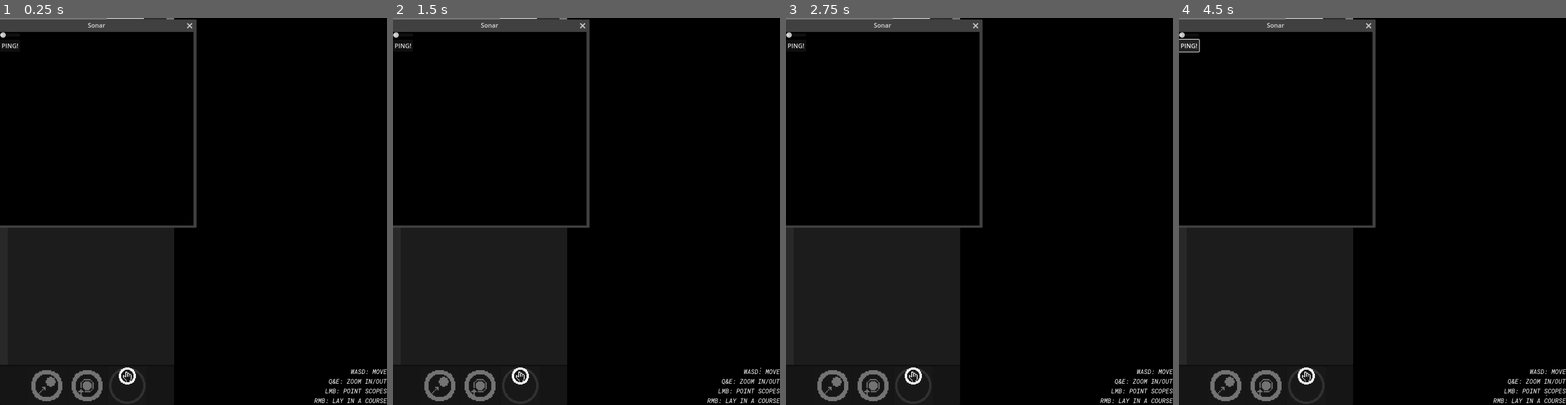
Above: before the commit, frames 1-4 (left to right).
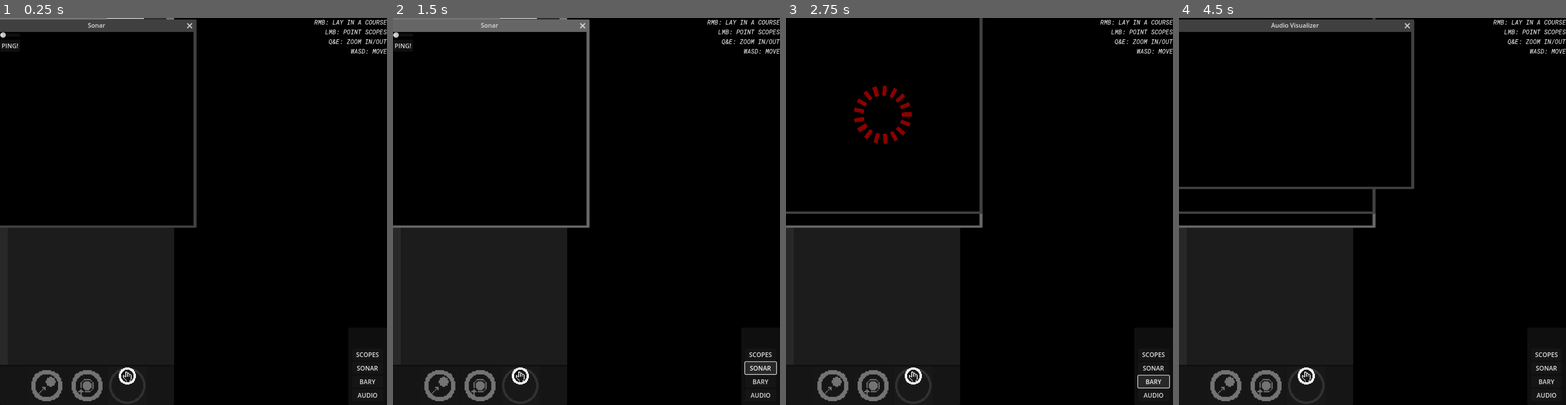
Above: after the commit, the same moments.

Repository: KermitGodFrog/Stellar-Cartography
Game: Godot game, scene res://Scenes/Game Master/gameMaster.tscn
Same seed, same stepped clock (60 frames per second), same inputs: the game is played once before the commit and once after it. Sound files missing from this copy of the repository are replaced by a short silence.
Inputs (mouse positions are in pixels of both pictures, inside the frame that each line leads up to):
- Up to frame 1 (0.25 s): no input
- Up to frame 2 (1.5 s): click (760, 354) at 0.5 s, where only the run after the commit has a clickable "SCOPES"; click (760, 366) at 1.25 s, where only the run after the commit has a clickable "SONAR"
- Up to frame 3 (2.75 s): click (1153, 381) at 2 s, where only the run after the commit has a clickable "BARY"
- Up to frame 4 (4.5 s): click (1546, 393) at 2.75 s, where only the run after the commit has a clickable "AUDIO"; click (1306, 385) at 3.5 s; click "PING!" at 4.25 s

The runs differ from the first frame. In frame 1, 0.8% of the frame differs, in the area x 81-100%, y 0-100%; in frame 2, 3.3%; in frame 3, 4.0%, in the area x 0-100%, y 0-100%; in frame 4, 3.2%.

Commit message:
Success. About to remove prior terminal stuff.

Diff:
--- a/Scenes/Game/game.gd
+++ b/Scenes/Game/game.gd
@@ -33,10 +33,10 @@
 	station_ui.connect("undockFromStation", _on_undock_from_station)
 	station_ui.connect("upgradeShip", _on_upgrade_ship)
 
-	#console_control.connect("systemMapPopup", _on_system_map_popup)
-	#console_control.connect("system3DPopup", _on_system_3d_popup)
-	#console_control.connect("sonarPopup", _on_sonar_popup)
-	#console_control.connect("barycenterPopup", _on_barycenter_popup)
+	system_map.connect("system3DPopup", _on_system_3d_popup)
+	system_map.connect("sonarPopup", _on_sonar_popup)
+	system_map.connect("barycenterPopup", _on_barycenter_popup)
+	system_map.connect("audioVisualizerPopup", _on_audio_visualizer_popup)
 
 	#var error = game_data.loadWorld()
 	#if error is worldAPI:
@@ -221,7 +221,6 @@
 	pass
 
 func _on_add_console_item(text: String, bg_color: Color = Color.WHITE):
-	#console_control.add_console_item(text, bg_color)
 	pass
 
 func _on_sonar_ping(ping_width: int, ping_length: int, ping_direction: Vector2):
@@ -293,10 +292,6 @@
 
 
 
-func _on_system_map_popup():
-	$system_window.popup()
-	pass
-
 func _on_system_3d_popup():
 	$system_3d_window.popup()
 	pass
@@ -309,6 +304,10 @@
 	$barycenter_visualizer_window.popup()
 	pass
 
+func _on_audio_visualizer_popup():
+	$audio_visualizer_window.popup()
+	pass
+
 func _on_station_popup():
 	$station_window.popup()
 	pass
--- a/Scenes/System Map/system_map.gd
+++ b/Scenes/System Map/system_map.gd
@@ -5,6 +5,11 @@
 signal updateTargetPosition(pos: Vector2)
 signal updatedLockedBody(body: bodyAPI)
 signal lockedBodyDepreciated
+
+signal system3DPopup
+signal sonarPopup
+signal barycenterPopup
+signal audioVisualizerPopup
 
 signal DEBUG_REVEAL_ALL_WORMHOLES
 signal DEBUG_REVEAL_ALL_BODIES
@@ -23,11 +28,11 @@
 
 var has_focus: bool = false
 
+@onready var camera = $camera
+@onready var movement_lock_timer = $movement_lock_timer
 @onready var system_list = $camera/canvas/control/tabs/OVERVIEW/system_list
 @onready var follow_body_label = $camera/canvas/control/tabs/INFO/follow_body_label
 @onready var body_attributes_list = $camera/canvas/control/tabs/INFO/body_attributes_list
-@onready var camera = $camera
-@onready var movement_lock_timer = $movement_lock_timer
 @onready var orbit_button = $camera/canvas/control/tabs/OVERVIEW/actions_panel/actions_scroll/orbit_button
 @onready var go_to_button = $camera/canvas/control/tabs/OVERVIEW/actions_panel/actions_scroll/go_to_button
 @onready var picker_label = $camera/canvas/control/tabs/INFO/picker_panel/picker_margin/picker_scroll/picker_label
@@ -50,7 +55,6 @@
 var SONAR_POLYGON_DISPLAY_TIME: float = 0
 
 func _physics_process(delta):
-	print_debug(has_focus)
 	rotation_hint += delta
 	#If body clicked on in system list, follow the body with the camera (follow body).
 	#If body clicked on in system list, actions can itneract with the body (locked body).
@@ -327,3 +331,20 @@
 func _on_stop_button_mouse_exited():
 	mouse_over_stop_button = false
 	pass
+
+
+func _on_scopes_button_pressed():
+	emit_signal("system3DPopup")
+	pass
+
+func _on_sonar_button_pressed():
+	emit_signal("sonarPopup")
+	pass
+
+func _on_barycenter_button_pressed():
+	emit_signal("barycenterPopup")
+	pass
+
+func _on_audio_visualizer_button_pressed():
+	emit_signal("audioVisualizerPopup")
+	pass
--- a/Scenes/System Map/system_map.tscn
+++ b/Scenes/System Map/system_map.tscn
@@ -218,22 +218,64 @@
 
 [node name="controls_label" type="Label" parent="system/camera/canvas/control"]
 layout_mode = 1
+anchors_preset = 1
+anchor_left = 1.0
+anchor_right = 1.0
+offset_left = -188.0
+offset_bottom = 97.0
+grow_horizontal = 0
+theme = ExtResource("3_djc4s")
+text = "RMB: LAY IN A COURSE
+LMB: POINT SCOPES
+Q&E: ZOOM IN/OUT
+WASD: MOVE
+"
+horizontal_alignment = 2
+
+[node name="apps_panel" type="Panel" parent="system/camera/canvas/control"]
+custom_minimum_size = Vector2(100, 200)
+layout_mode = 1
 anchors_preset = 3
 anchor_left = 1.0
 anchor_top = 1.0
 anchor_right = 1.0
 anchor_bottom = 1.0
-offset_left = -188.0
-offset_top = -97.0
+offset_left = -40.0
+offset_top = -40.0
 grow_horizontal = 0
 grow_vertical = 0
-theme = ExtResource("3_djc4s")
-text = "WASD: MOVE
-Q&E: ZOOM IN/OUT
-LMB: POINT SCOPES
-RMB: LAY IN A COURSE
-"
-horizontal_alignment = 2
+
+[node name="apps_margin" type="MarginContainer" parent="system/camera/canvas/control/apps_panel"]
+layout_mode = 1
+anchors_preset = 15
+anchor_right = 1.0
+anchor_bottom = 1.0
+grow_horizontal = 2
+grow_vertical = 2
+theme_override_constants/margin_left = 10
+theme_override_constants/margin_top = 10
+theme_override_constants/margin_right = 10
+theme_override_constants/margin_bottom = 10
+
+[node name="apps_scroll" type="VBoxContainer" parent="system/camera/canvas/control/apps_panel/apps_margin"]
+layout_mode = 2
+alignment = 2
+
+[node name="scopes_button" type="Button" parent="system/camera/canvas/control/apps_panel/apps_margin/apps_scroll"]
+layout_mode = 2
+text = "SCOPES"
+
+[node name="sonar_button" type="Button" parent="system/camera/canvas/control/apps_panel/apps_margin/apps_scroll"]
+layout_mode = 2
+text = "SONAR"
+
+[node name="barycenter_button" type="Button" parent="system/camera/canvas/control/apps_panel/apps_margin/apps_scroll"]
+layout_mode = 2
+text = "BARY"
+
+[node name="audio_visualizer_button" type="Button" parent="system/camera/canvas/control/apps_panel/apps_margin/apps_scroll"]
+layout_mode = 2
+text = "AUDIO"
 
 [connection signal="tab_button_pressed" from="system/camera/canvas/control/tabs" to="system/camera/canvas/control/tabs" method="_on_tab_button_pressed"]
 [connection signal="tab_clicked" from="system/camera/canvas/control/tabs" to="system/camera/canvas/control/tabs" method="_on_tab_clicked"]
@@ -252,3 +294,7 @@
 [connection signal="mouse_exited" from="system/camera/canvas/control/tabs/OVERVIEW/actions_panel/actions_scroll/stop_button" to="system" method="_on_stop_button_mouse_exited"]
 [connection signal="pressed" from="system/camera/canvas/control/tabs/OVERVIEW/actions_panel/actions_scroll/stop_button" to="system" method="_on_stop_button_pressed"]
 [connection signal="item_selected" from="system/camera/canvas/control/tabs/INFO/picker_panel/picker_margin/picker_scroll/picker_button" to="system" method="_on_picker_button_item_selected"]
+[connection signal="pressed" from="system/camera/canvas/control/apps_panel/apps_margin/apps_scroll/scopes_button" to="system" method="_on_scopes_button_pressed"]
+[connection signal="pressed" from="system/camera/canvas/control/apps_panel/apps_margin/apps_scroll/sonar_button" to="system" method="_on_sonar_button_pressed"]
+[connection signal="pressed" from="system/camera/canvas/control/apps_panel/apps_margin/apps_scroll/barycenter_button" to="system" method="_on_barycenter_button_pressed"]
+[connection signal="pressed" from="system/camera/canvas/control/apps_panel/apps_margin/apps_scroll/audio_visualizer_button" to="system" method="_on_audio_visualizer_button_pressed"]
